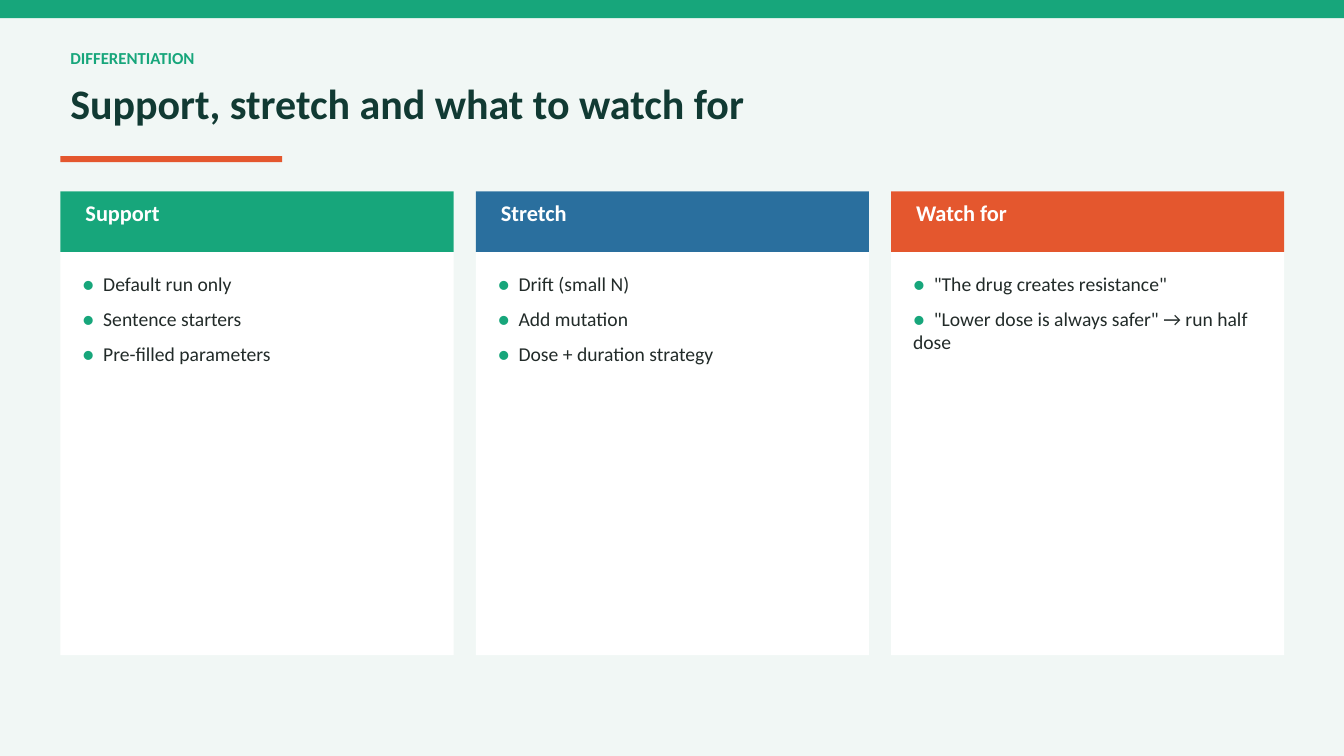
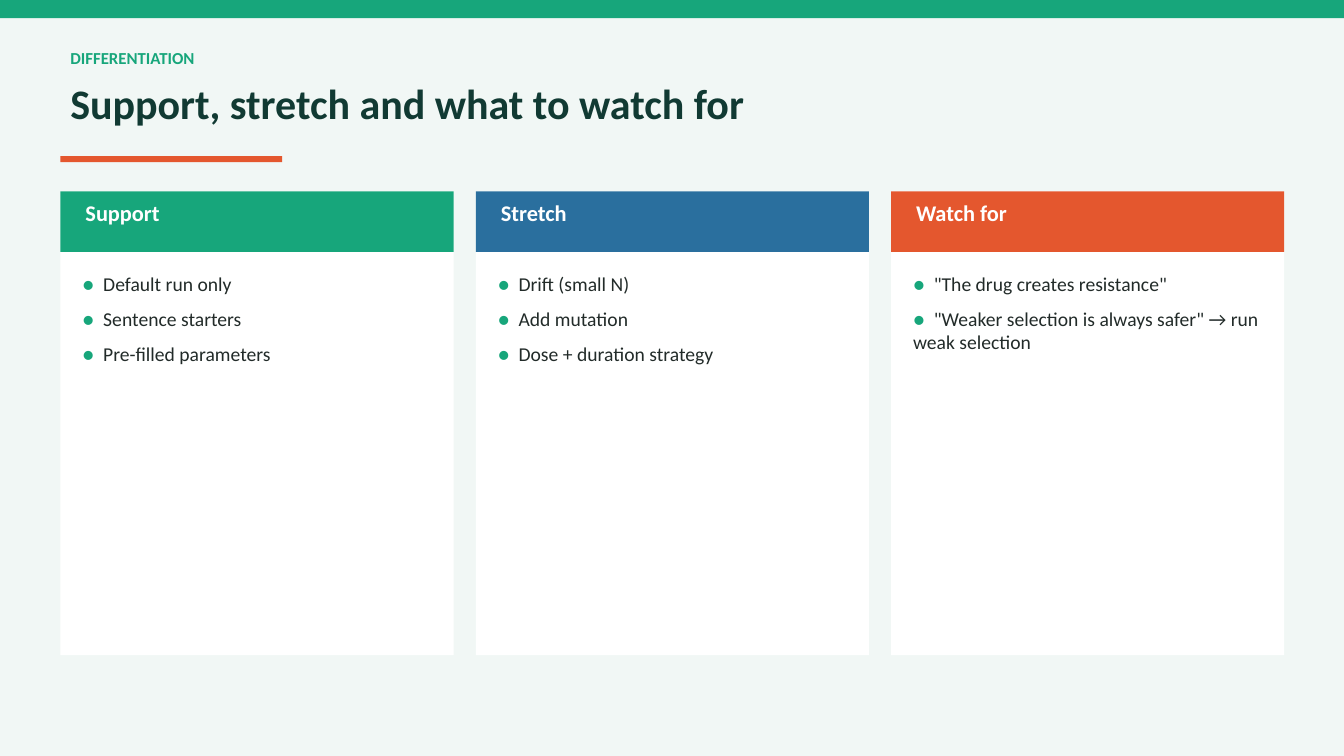
Before and after one commit to felixxxxx11/antibiotic-resistance-sim, a slide deck: slide 11 of INT6064 Individual Module - Slides - WUPENGHUI.pptx. Drawn at 1344x756 pixels with LibreOffice and Linux fonts; fonts in the diff are those of the drawing. Boxes give left, top, right and bottom in pixels: in the first picture for what was removed or moved away, otherwise in the second. Text is boxed around its words. In the diff, an @@ line names an element or a change of style, - is before the commit and + after.

Commit message:
Optimize model terminology and assumptions (selection strength, reps averaging, limits)

```diff
--- a/INT6064 Individual Module - Slides - WUPENGHUI.pptx
+++ b/INT6064 Individual Module - Slides - WUPENGHUI.pptx
@@ text at <box>913,312,1258,349</box>: text changed @@
-● "Lower dose is always safer" → run half dose
+● "Weaker selection is always safer" → run weak selection
```
Also in this commit, not shown: 1 other slide changed, 8 other files.
